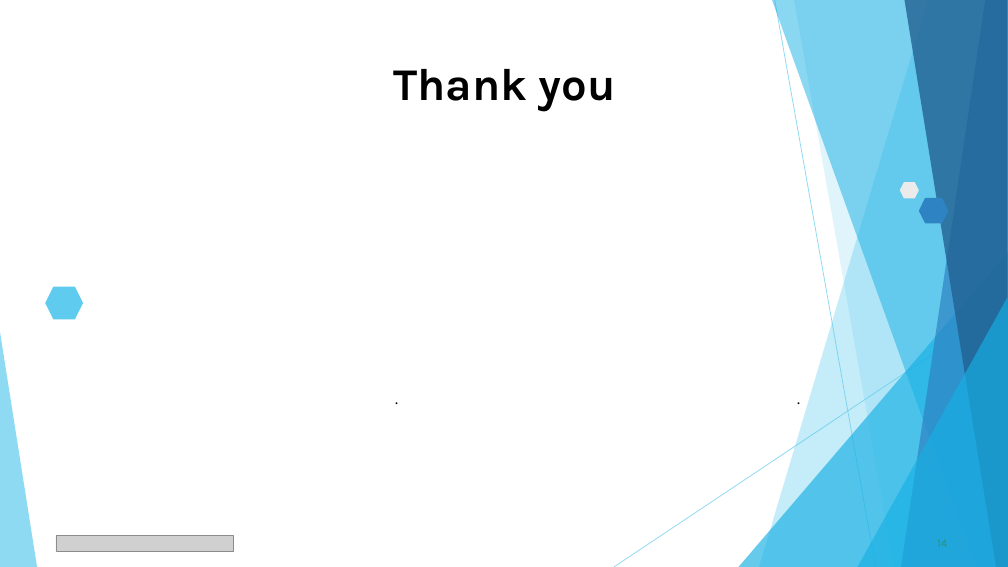
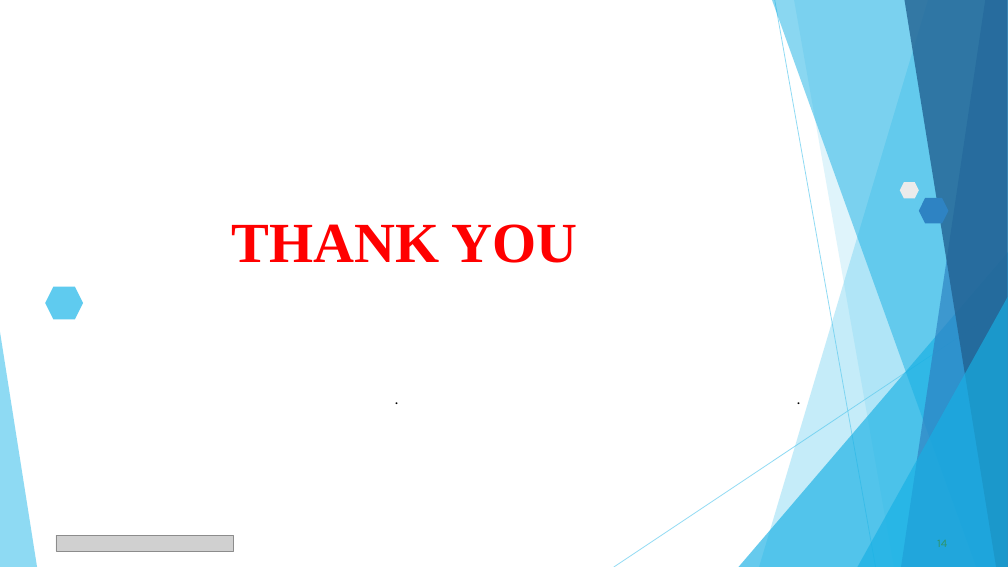
Before and after one commit to Ksmashhero06/Seasonal-Agriculture-Performance-Analysis, a slide deck: slide 14 of VOIS_Major_Project_PPT_Submission_Completed.pptx. Drawn at 1008x567 pixels with LibreOffice and Linux fonts; fonts in the diff are those of the drawing; grey boxes stand for pictures. Boxes give left, top, right and bottom in pixels: in the first picture for what was removed or moved away, otherwise in the second. Text is boxed around its words. In the diff, an @@ line names an element or a change of style, - is before the commit and + after.

```diff
--- a/VOIS_Major_Project_PPT_Submission_Completed.pptx
+++ b/VOIS_Major_Project_PPT_Submission_Completed.pptx
@@ title at box(232, 224, 578, 263): text changed; size 43.2 to 54 pt; font Karla to Times New Roman; text colour #000000 to #FF0000 @@
-Thank you
+THANK YOU
```
Also in this commit, not shown: 13 other slides changed, 1 other file.
